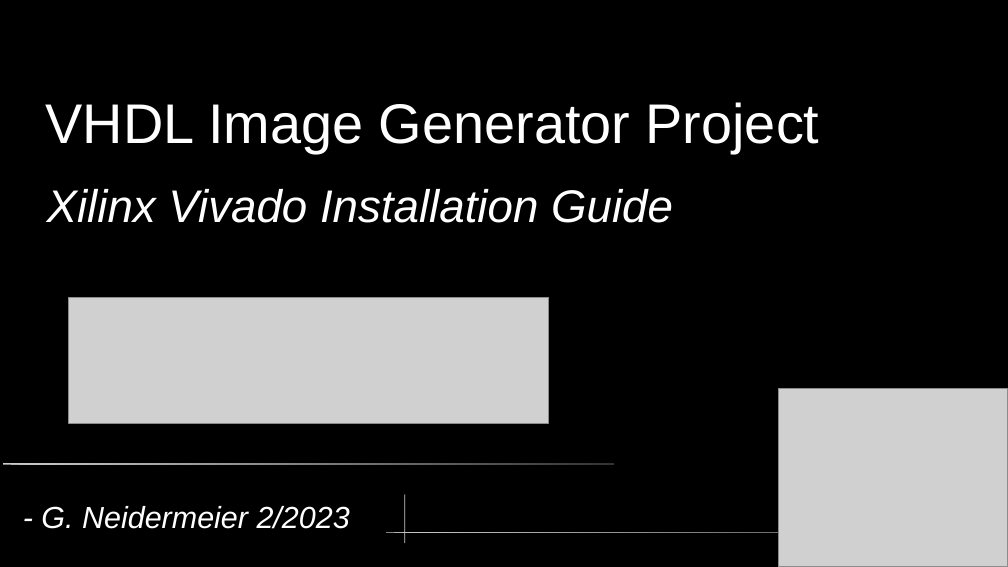
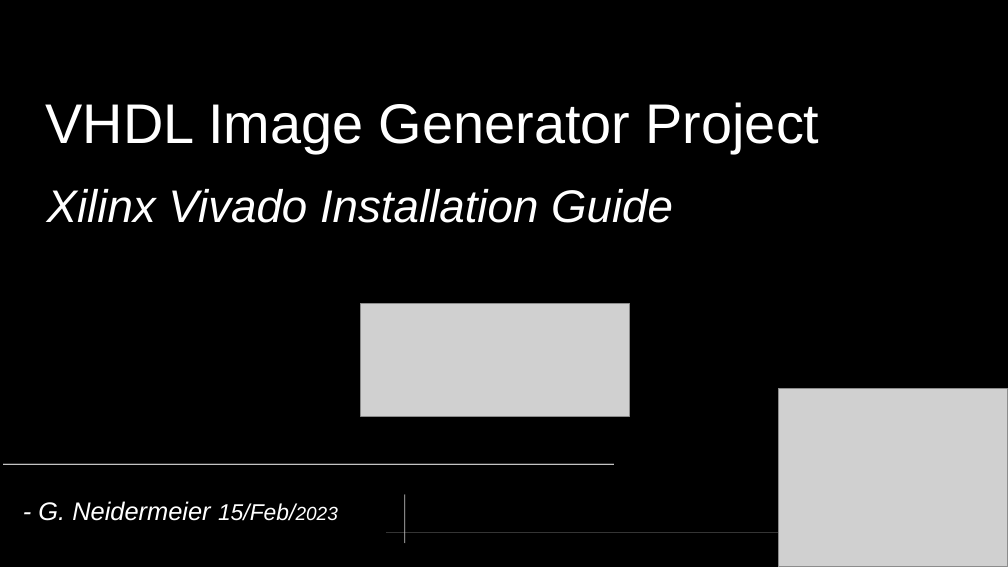
Before and after one commit to neiderm/retro_comp_fpga, a slide deck: slide 1 of docs/soc_t80_setup.odp. Drawn at 1008x567 pixels with LibreOffice and Linux fonts; fonts in the diff are those of the drawing; grey boxes stand for pictures. Boxes give left, top, right and bottom in pixels: in the first picture for what was removed or moved away, otherwise in the second. Text is boxed around its words. In the diff, an @@ line names an element or a change of style, - is before the commit and + after.

Commit message:
Update install and demo project docs

```diff
--- a/docs/soc_t80_setup.odp
+++ b/docs/soc_t80_setup.odp
@@ picture: place and size @@
-picture at (69, 297, 549, 424)
+picture at (361, 304, 630, 417)
@@ title at (38, 501, 338, 521): text changed; size 24 to 20 pt @@
-- G. Neidermeier 2/2023
+- G. Neidermeier 15/Feb/2023
```
Also in this commit, not shown: 6 other slides changed, 3 slides added, 2 slides removed, 1 other file.
